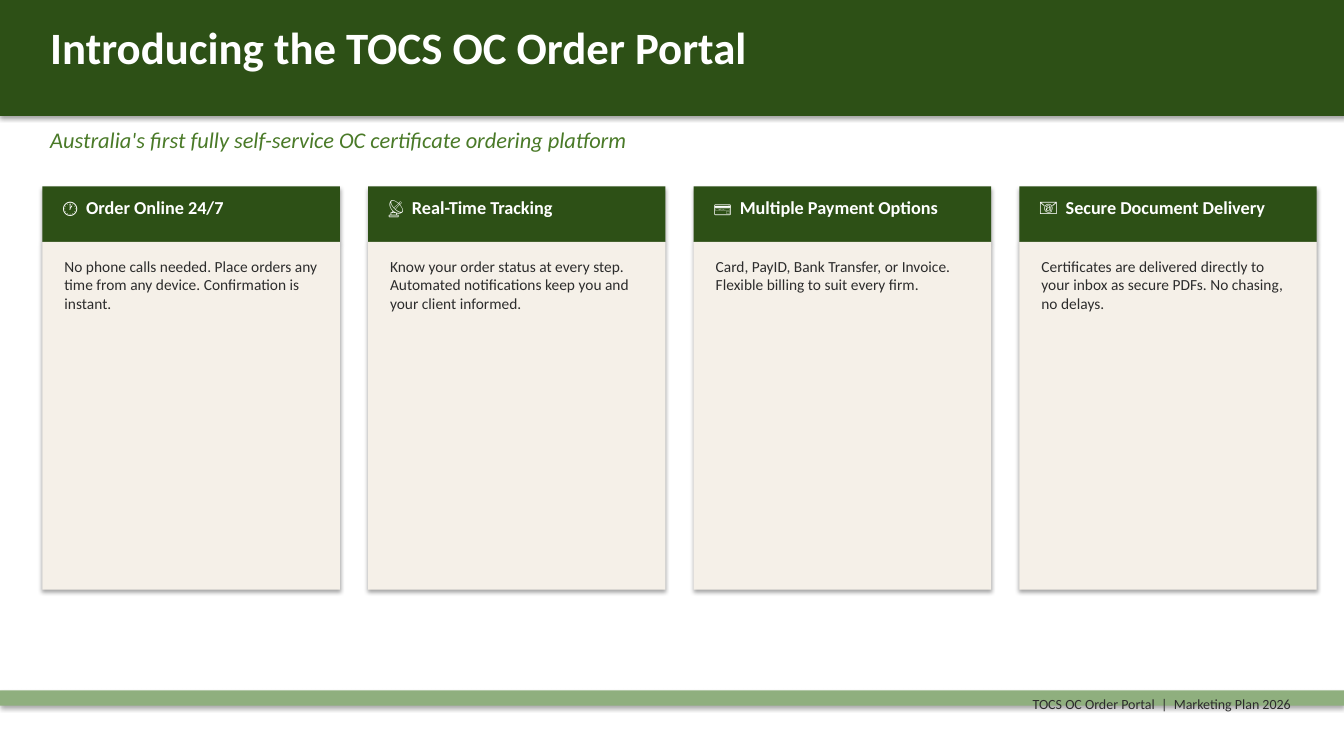
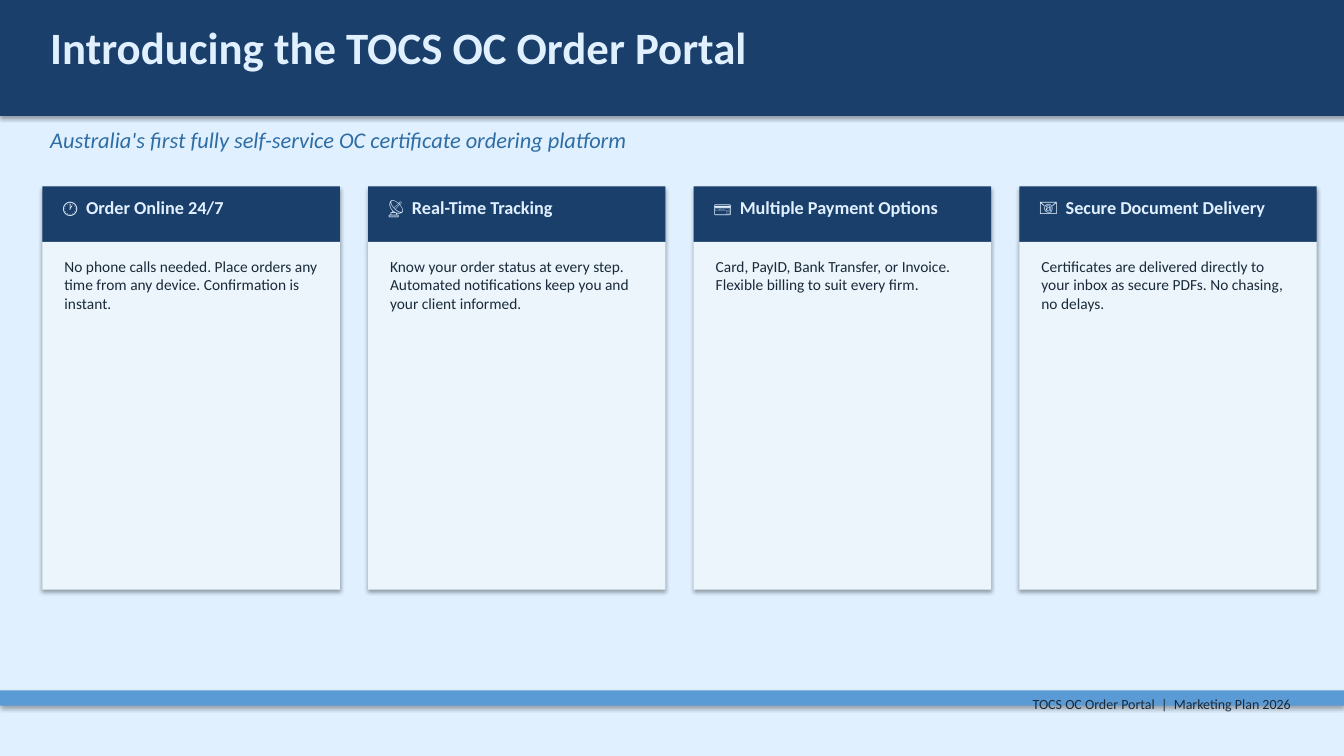
Before and after one commit to matthewhe22/Ocorder, a slide deck: slide 3 of marketing/TOCS-OC-Order-Portal-Marketing-Plan.pptx. Drawn at 1344x756 pixels with LibreOffice and Linux fonts; fonts in the diff are those of the drawing. Boxes give left, top, right and bottom in pixels: in the first picture for what was removed or moved away, otherwise in the second. Text is boxed around its words. In the diff, an @@ line names an element or a change of style, - is before the commit and + after.

```diff
--- a/marketing/TOCS-OC-Order-Portal-Marketing-Plan.pptx
+++ b/marketing/TOCS-OC-Order-Portal-Marketing-Plan.pptx
@@ background #FFFFFF to #E0F0FF @@
@@ text "Australia's first fully self-service OC ..." at (50,132,626,152): text colour #4A7A28 to #2E6DA4 @@
@@ fill #2D5016 to #1B3F6B in 5 elements at (0,0,1344,116), (42,187,340,242), (368,187,665,242), (694,187,991,242), (1019,187,1317,242) @@
@@ text colour #FFFFFF to #E0F0FF in 5 elements at (50,32,746,72), (86,201,223,215), (412,201,552,217), (740,201,937,217), (1066,201,1265,217) @@
@@ fill #F5F0E8 to #EBF5FB in 4 elements at (42,242,340,590), (368,242,665,590), (694,242,991,590), (1019,242,1317,590) @@
@@ rectangle at (0,691,1344,706): fill #8FAF7E to #5B9BD5 @@
@@ text colour #2C2C2C to #1A2A3A in 5 elements at (64,261,317,309), (390,261,629,312), (716,261,950,293), (1041,261,1283,312), (1033,699,1290,713) @@
```
Also in this commit, not shown: 10 other slides changed, 1 other file.
